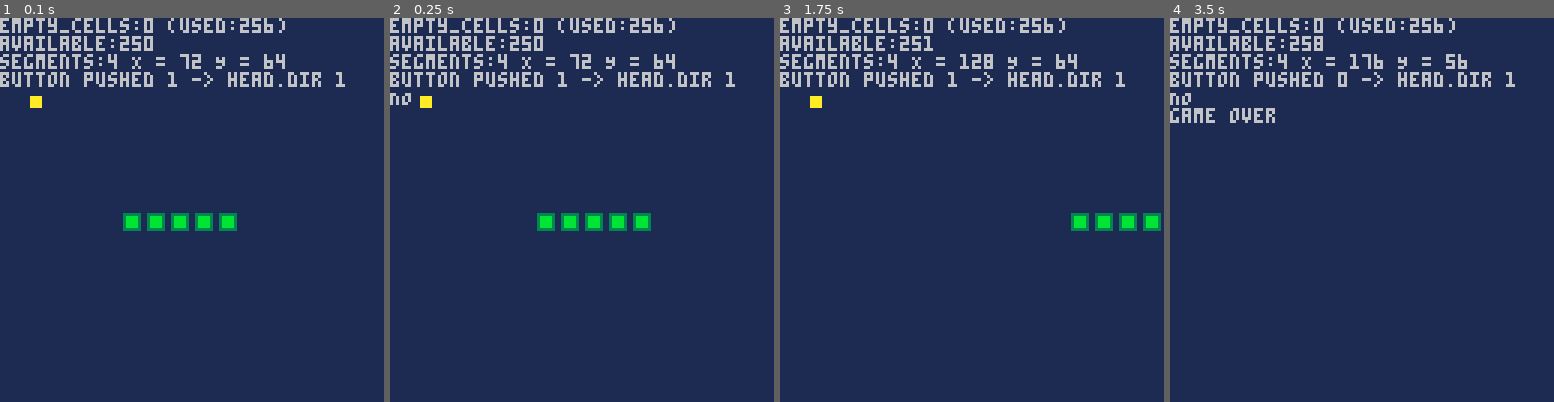
Above: before the commit, frames 1-4 (left to right).
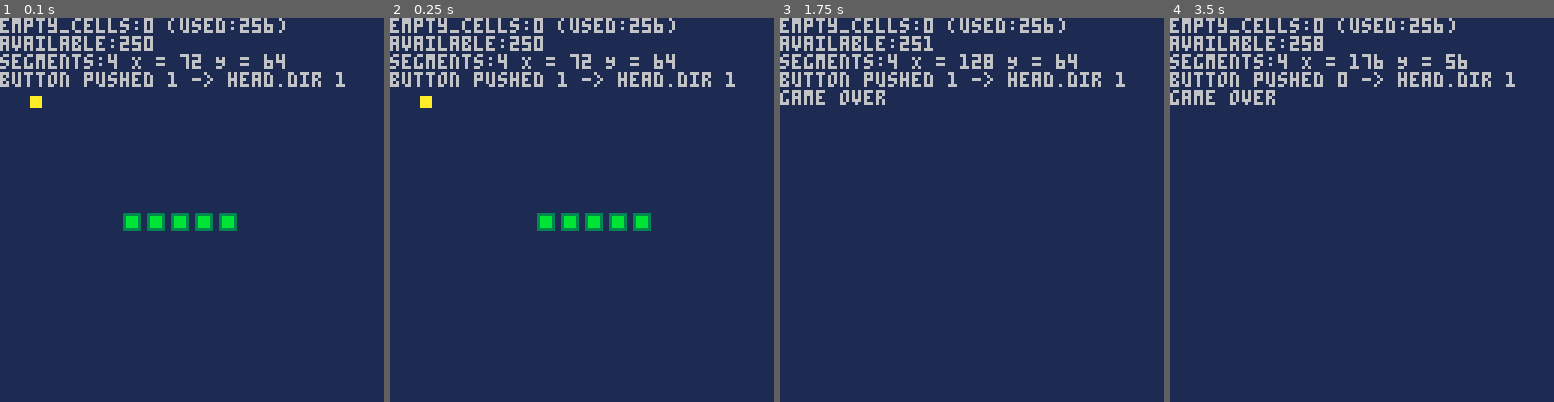
Above: after the commit, the same moments.

Repository: kakardo/Pico-8
Game: PICO-8 cartridge snake.p8
Same seed, same stepped clock (60 frames per second), same inputs: the game is played once before the commit and once after it.
Inputs:
- Up to frame 1 (0.1 s): no input
- Up to frame 2 (0.25 s): no input
- Up to frame 3 (1.75 s): tap X (X key) at 0.33, 1.07 s; tap O (Z key) at 0.7, 1.7 s; hold Right from 1.6 s (still down)
- Up to frame 4 (3.5 s): tap X (X key) at 1.85, 2.97 s; release Right at 2.1 s; tap O (Z key) every 0.4 s from 2.1 to 3.3 s; hold Up 2.15-2.42 s; hold Right 2.47-3.03 s; hold Left from 3.08 s (still down)

Frame 1 is identical in both runs. In frame 2, 0.1% of the frame differs, in the area x 0-6%, y 19-23%; in frame 3, 1.4%, in the area x 0-100%, y 18-56%; in frame 4, 1.0%.

Commit message:
Fixed: game correctly ends as soon as snake's out of bounds

Diff:
--- a/fruit.lua
+++ b/fruit.lua
@@ -26,8 +26,7 @@
 	coordinate = available_cells[index]
 	new_x = coordinate % max
 	new_y = flr(coordinate / max)
-	printh("Fruit coordinate:"..coordinate.." [index:"..index..
-					"] (x:"..new_x..".y:"..new_y..")")
+	--printh("Fruit coordinate:"..coordinate.." [index:"..index.."] (x:"..new_x..".y:"..new_y..")")
 
 	-- POSITION BOUNDARIES = min: 0, max: 15
 	fruit.y = new_y * scale
@@ -48,7 +47,7 @@
 
 		score += 10
 
-		printh("F.X: "..fruit.x.." F.Y:"..fruit.y)
+		--printh("F.X: "..fruit.x.." F.Y:"..fruit.y)
 		empty_cells_free(empty_cells, fruit.x, fruit.y)
 		spawn_fruit()
 	end
--- a/snake.lua
+++ b/snake.lua
@@ -76,9 +76,9 @@
 
 	-- TODO make it an option if player wants this safety net
 	if is_occupied(empty_cells, head.x, head.y) then
-		print("YES")
+		--print("YES")
 
-		-- remove to have snake chosen turn when possible
+		-- remove this to have snake take chosen turn when possible
 		ignore_button_push(head.dir)
 
 		head.x = last_head_pos_x
@@ -95,7 +95,7 @@
 			head.y += scale * (step) -- DOWN
 		end
 	else
-		print("NO")
+		--print("NO")
 		head.dir = new_dir
 	end
 
@@ -130,8 +130,8 @@
 
 -- Checks if the snake is within bounds
 function is_alive(min, max)
-	if head.x < min or head.x > max or
-	   head.y < min or head.y > max then
+	if head.x < min or head.x >= max or
+	   head.y < min or head.y >= max then
 		head.alive = false
 	end
 end
